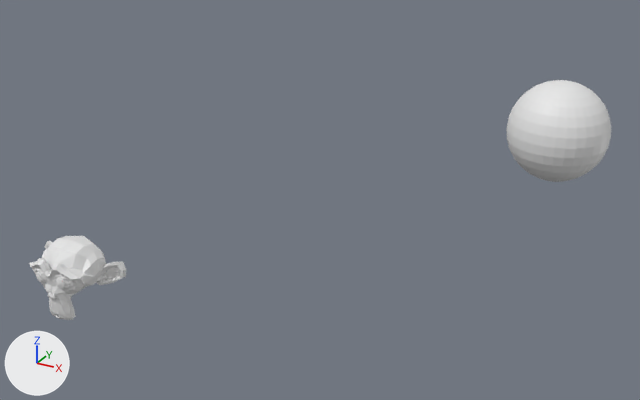
What one commit did to the Blender file testpoly.blend.
Camera for both pictures: a 50 mm lens placed at (15.3, -14.62, 10.96), pointed at (6.32, 1.71, 2.8). The lights are fixed; the arrows at lower left show +X, +Y and +Z.

The first picture shows 'Sphere.001', 'test_object'.
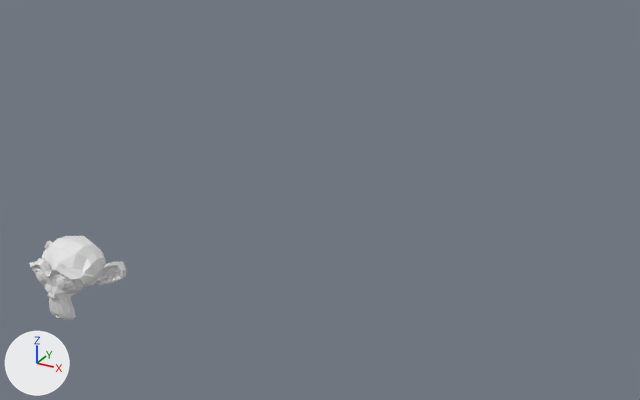
The newer file is also turned or shifted as a whole; pictures and numbers use the older file's frame.

The change in detail:
Object 'Sphere.001' (ob_sphere_001) is deleted.

Where the change shows, as pixel boxes (x1, y1, x2, y2) in the pictures (640 x 400 px):
'Sphere.001', deleted: before (507, 80, 611, 182)
